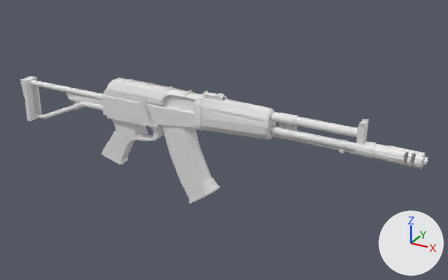
The FBX model Assets/Models/Weapons/AEK_Lowpoly.fbx as it was, and as the next commit left it.
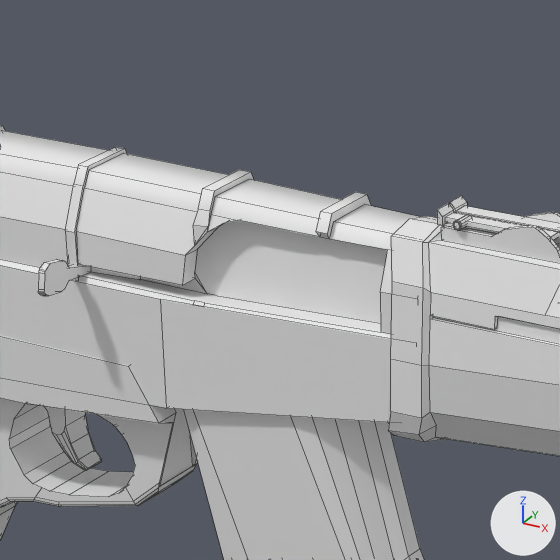
Each version appears first whole from a 50 mm camera at (3.24, -5.23, 2.76) aimed at (0.28, 0.15, 0.07), and next in a close-up on the part from 29% to 50% of the width and 21% to 53% of the height. Every picture has the same lights, and +X, +Y and +Z are marked at lower right. Both versions are drawn at frame 3 of the action 'Bolt|BoltAction'; the numbers are the values there. The close-ups show mesh edges as thin lines.

Objects in the first close-up: 'Body', 'Bolt', 'mag'.
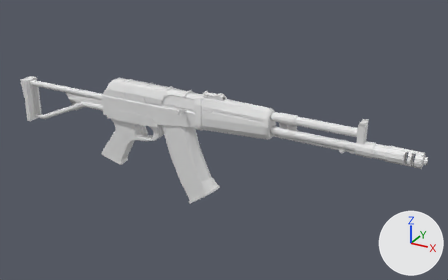
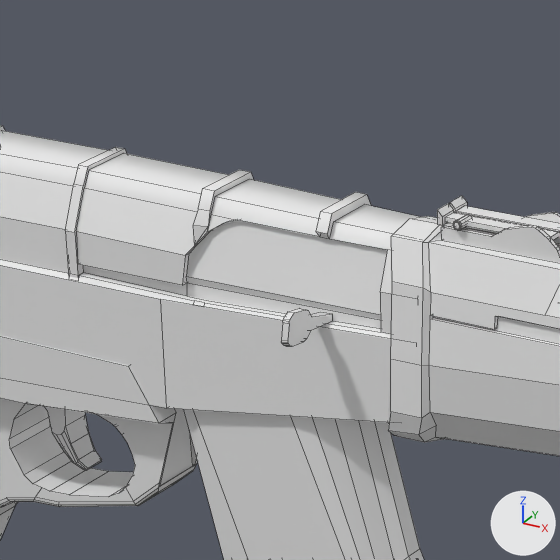
Where the change shows, as pixel boxes [x1, y1, x2, y2] in the close-ups (560 x 560 px):
'Bolt', moved, rescaled, turned
    before: [38, 259, 141, 296]
    after: [83, 220, 387, 346]

Diff of the bpy script that builds the scene:
```diff
--- a/Assets/Models/Weapons/AEK_Lowpoly.fbx.py
+++ b/Assets/Models/Weapons/AEK_Lowpoly.fbx.py
@@ me_cube_004 @@
 me_cube_004.from_pydata(...)  # 49 vertices, 22 faces; spans x -109.0..33.0, y -8.0..28.0, z -92.0..59.0
 # used by ob_bolt; location = (-0.589, -0.152, 0.45); rotation_euler = (1.571, 0.0, 0.0), in degrees (90, 0, 0); scale = (0.00434, 0.00434, 0.00107)
+# me_cube_004 part 1: the whole mesh is scaled about the mesh origin by (0.01, 0.0201, -0.000562)
 me_cube_004.materials.append(mat_material_001)
@@ ob_bolt @@
 ob_bolt = bpy.data.objects.new('Bolt', me_cube_004)
-ob_bolt.location = (-0.589, -0.152, 0.45)
-ob_bolt.rotation_euler = (1.571, 0.0, 0.0)  # degrees (90, 0, 0)
-ob_bolt.scale = (0.00434, 0.00434, 0.00107)
+ob_bolt.location = (-0.089, -0.152, 0.45)
+ob_bolt.scale = (0.434, 0.107, 0.434)
```
